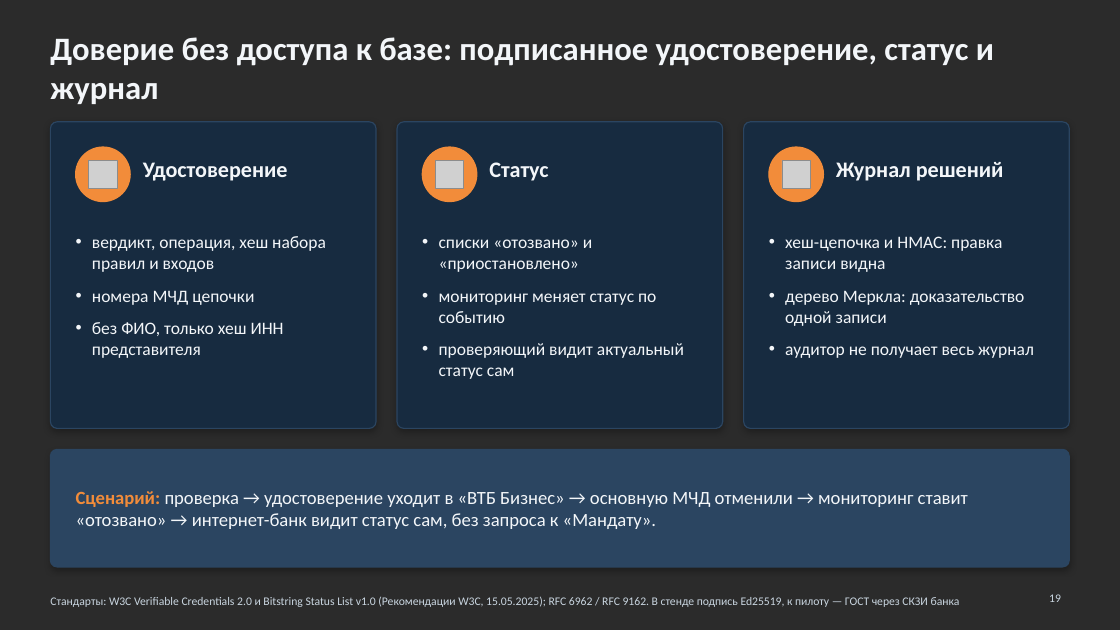
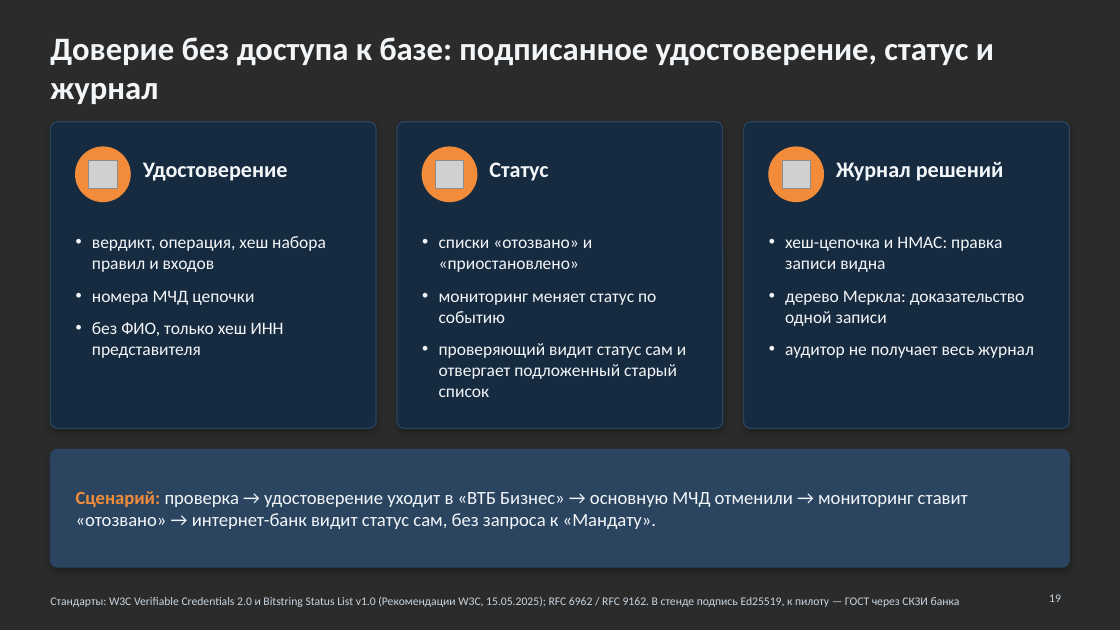
Before and after one commit to KonkovDV/Mandat, a slide deck: slide 19 of Mandat_VTB.pptx. Drawn at 1120x630 pixels with LibreOffice and Linux fonts; fonts in the diff are those of the drawing; grey boxes stand for pictures; background and template pictures are left out; a plain dark background stands for a picture behind light text. Boxes give left, top, right and bottom in pixels: in the first picture for what was removed or moved away, otherwise in the second. Text is boxed around its words. In the diff, an @@ line names an element or a change of style, - is before the commit and + after.

```diff
--- a/Mandat_VTB.pptx
+++ b/Mandat_VTB.pptx
@@ text at box(439, 343, 686, 397): text changed @@
-• проверяющий видит актуальный статус сам
+• проверяющий видит статус сам и отвергает подложенный старый список
```
Also in this commit, not shown: 14 other slides changed, 1 other file.
